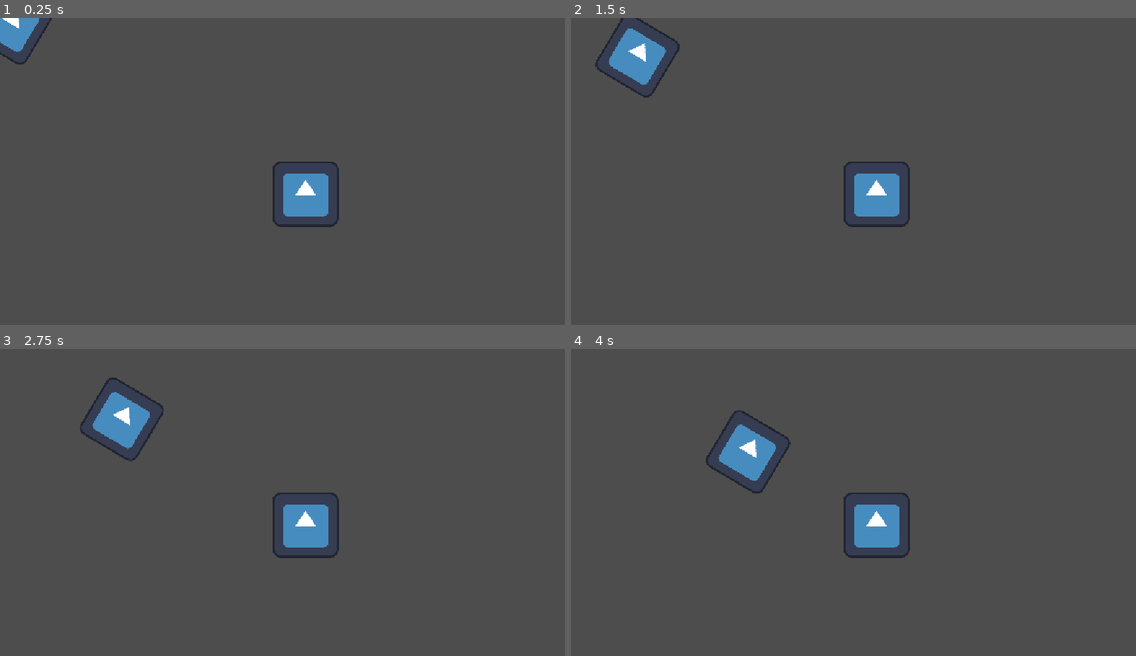
Above: before the commit, frames 1-4 (two rows, left to right).
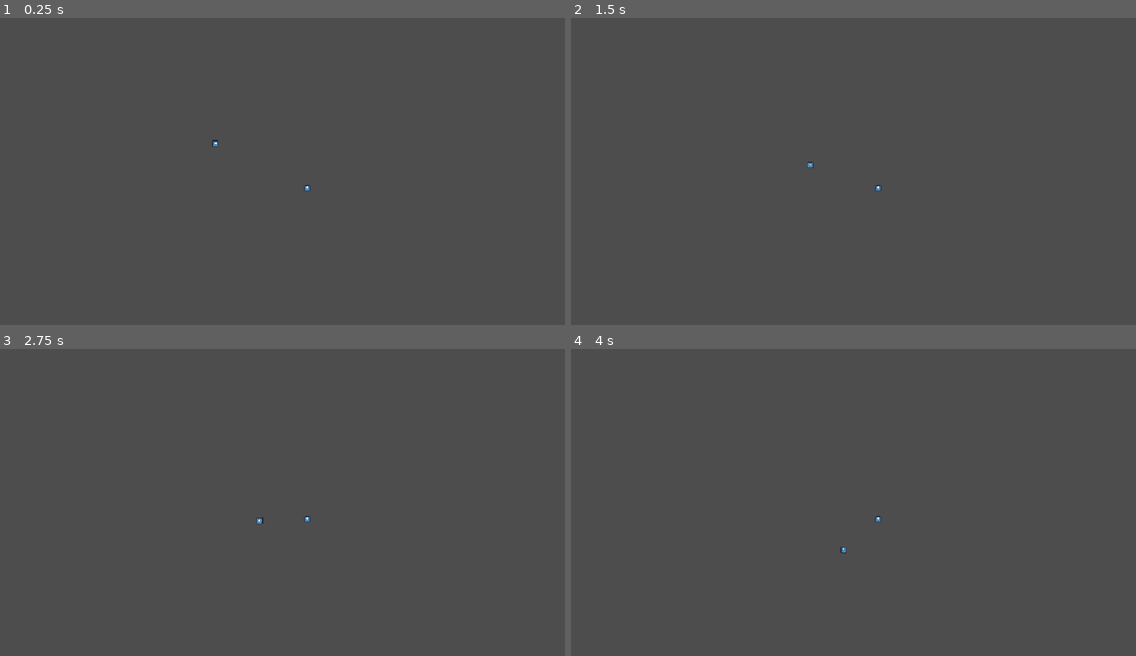
Above: after the commit, the same moments.

Repository: AJISGit/Ludum-Dare-60-Game
Game: Godot game, scene res://scenes/main_scene.tscn
Two runs of this game, one before a commit and one after it. Both use one fixed random seed, a clock stepped at 60 frames per second and the inputs below. The engine's default icon, where the game draws it, is replaced by a stand-in: a white triangle on a blue panel in a dark square.
Inputs:
- Up to frame 1 (0.25 s): no input
- Up to frame 2 (1.5 s): no input
- Up to frame 3 (2.75 s): no input
- Up to frame 4 (4 s): no input

The runs differ from the first frame. In frame 1, 2.1% of the frame differs, in the area x 0-60%, y 0-69%; in frame 2, 2.8%; in frame 3, 2.8%, in the area x 14-60%, y 9-69%; in frame 4, 2.8%.

Commit message:
Make the enemy sub orbit the player

Diff:
--- a/scenes/game_world.tscn
+++ b/scenes/game_world.tscn
@@ -1,32 +1,21 @@
 [gd_scene format=3 uid="uid://end0kh1yue57"]
 
 [ext_resource type="Script" uid="uid://df5oloh41sf3p" path="res://scripts/world.gd" id="1_0biqy"]
-[ext_resource type="Script" uid="uid://basucvdev4q1f" path="res://scripts/physicalsub.gd" id="2_47u71"]
+[ext_resource type="PackedScene" uid="uid://bq8c36f6yfj3p" path="res://scenes/physical_sub.tscn" id="2_0vfqx"]
 [ext_resource type="Texture2D" uid="uid://svfcp6cv4r2s" path="res://icon.svg" id="3_0vfqx"]
 [ext_resource type="Script" uid="uid://dvbfvmymtb82t" path="res://scripts/enemy.gd" id="4_wbbl4"]
-
-[sub_resource type="RectangleShape2D" id="RectangleShape2D_5tn8i"]
-size = Vector2(222, 94)
 
 [sub_resource type="RectangleShape2D" id="RectangleShape2D_l2n43"]
 
 [node name="GameWorld" type="Node2D" unique_id=425142831]
 script = ExtResource("1_0biqy")
 
-[node name="PhysicalSub" type="Area2D" parent="." unique_id=1067888390]
+[node name="PhysicalSub" parent="." unique_id=25893487 instance=ExtResource("2_0vfqx")]
 unique_name_in_owner = true
-position = Vector2(591, 351)
-script = ExtResource("2_47u71")
-metadata/_custom_type_script = "uid://basucvdev4q1f"
-
-[node name="CollisionShape2D" type="CollisionShape2D" parent="PhysicalSub" unique_id=1993061094]
-shape = SubResource("RectangleShape2D_5tn8i")
-
-[node name="Icon" type="Sprite2D" parent="PhysicalSub" unique_id=1666344077]
-position = Vector2(4, -7)
-texture = ExtResource("3_0vfqx")
+position = Vector2(478, 334)
 
 [node name="Enemy" type="Area2D" parent="." unique_id=902810729]
+position = Vector2(-1405, -618)
 script = ExtResource("4_wbbl4")
 metadata/_custom_type_script = "uid://dvbfvmymtb82t"
 
@@ -36,3 +25,6 @@
 
 [node name="CollisionShape2D" type="CollisionShape2D" parent="Enemy" unique_id=564919062]
 shape = SubResource("RectangleShape2D_l2n43")
+
+[node name="Camera2D" type="Camera2D" parent="." unique_id=1008547821]
+zoom = Vector2(0.1, 0.1)
--- /dev/null
+++ b/scenes/physical_sub.tscn
@@ -0,0 +1,74 @@
+[gd_scene format=3 uid="uid://bq8c36f6yfj3p"]
+
+[ext_resource type="Script" uid="uid://basucvdev4q1f" path="res://scripts/physicalsub.gd" id="1_b6fww"]
+[ext_resource type="Texture2D" uid="uid://svfcp6cv4r2s" path="res://icon.svg" id="2_ruc46"]
+
+[sub_resource type="RectangleShape2D" id="RectangleShape2D_plsu0"]
+size = Vector2(222, 94)
+
+[node name="PhysicalSub" type="Area2D" unique_id=25893487]
+script = ExtResource("1_b6fww")
+metadata/_custom_type_script = "uid://basucvdev4q1f"
+
+[node name="CollisionShape2D" type="CollisionShape2D" parent="." unique_id=1472364011]
+shape = SubResource("RectangleShape2D_plsu0")
+
+[node name="Icon" type="Sprite2D" parent="." unique_id=1449376708]
+position = Vector2(4, -7)
+texture = ExtResource("2_ruc46")
+
+[node name="OrbitPoints" type="Node2D" parent="." unique_id=1585944002]
+
+[node name="Point0" type="Node2D" parent="OrbitPoints" unique_id=594750441]
+position = Vector2(1110, 0)
+
+[node name="Point1" type="Node2D" parent="OrbitPoints" unique_id=1696097491]
+position = Vector2(1044, 364)
+
+[node name="Point2" type="Node2D" parent="OrbitPoints" unique_id=366871124]
+position = Vector2(918, 567)
+
+[node name="Point3" type="Node2D" parent="OrbitPoints" unique_id=1189811781]
+position = Vector2(738, 715)
+
+[node name="Point4" type="Node2D" parent="OrbitPoints" unique_id=1332415706]
+position = Vector2(518, 849)
+
+[node name="Point5" type="Node2D" parent="OrbitPoints" unique_id=170957053]
+position = Vector2(34, 1066)
+
+[node name="Point6" type="Node2D" parent="OrbitPoints" unique_id=1154465899]
+position = Vector2(-428, 921)
+
+[node name="Point7" type="Node2D" parent="OrbitPoints" unique_id=318981241]
+position = Vector2(-684, 754)
+
+[node name="Point8" type="Node2D" parent="OrbitPoints" unique_id=1854104032]
+position = Vector2(-906, 409)
+
+[node name="Point9" type="Node2D" parent="OrbitPoints" unique_id=2116619433]
+position = Vector2(-1034, -75)
+
+[node name="Point10" type="Node2D" parent="OrbitPoints" unique_id=1048879014]
+position = Vector2(-1045, -448)
+
+[node name="Point11" type="Node2D" parent="OrbitPoints" unique_id=1085186852]
+position = Vector2(-917, -670)
+
+[node name="Point12" type="Node2D" parent="OrbitPoints" unique_id=1370422600]
+position = Vector2(-656, -915)
+
+[node name="Point13" type="Node2D" parent="OrbitPoints" unique_id=1104542272]
+position = Vector2(-299, -1076)
+
+[node name="Point14" type="Node2D" parent="OrbitPoints" unique_id=882329687]
+position = Vector2(223, -1093)
+
+[node name="Point15" type="Node2D" parent="OrbitPoints" unique_id=1512213276]
+position = Vector2(601, -870)
+
+[node name="Point16" type="Node2D" parent="OrbitPoints" unique_id=1345139350]
+position = Vector2(762, -720)
+
+[node name="Point17" type="Node2D" parent="OrbitPoints" unique_id=1002818690]
+position = Vector2(951, -470)
--- a/scripts/enemy.gd
+++ b/scripts/enemy.gd
@@ -3,9 +3,27 @@
 
 
 @onready var physical_sub: PhysicalSub = %PhysicalSub
+var orbit_point: Node2D
+var reached_point: bool = false
+
+
+func _ready() -> void:
+	var rand_point_idx = randi_range(0, 17)
+	print("Point: " + str(rand_point_idx))
+	orbit_point = physical_sub.get_node("OrbitPoints").get_node("Point" + str(rand_point_idx))
 
 
 func _physics_process(delta: float) -> void:
-	print("Yahoo")
-	look_at(physical_sub.position)
-	position += Vector2(1.0, 0.0).rotated(rotation) * 100.0 * delta
+
+	# Code recycled from my last game jam game: https://ajisboss.itch.io/countdown-to-powerdown
+	if (!reached_point):
+		look_at(orbit_point.global_position)
+		position += Vector2(1.0, 0.0).rotated(rotation) * 500.0 * delta
+		rotation = 0
+
+		if (position.distance_to(orbit_point.global_position) < 5.0):
+			reached_point = true
+			print("Locked on")
+
+	else:
+		position = orbit_point.global_position
--- a/scripts/physicalsub.gd
+++ b/scripts/physicalsub.gd
@@ -7,3 +7,6 @@
 
 func _ready() -> void:
 	print("Hey")
+
+func _physics_process(delta: float) -> void:
+	$OrbitPoints.rotation += PI * 0.1 * delta
